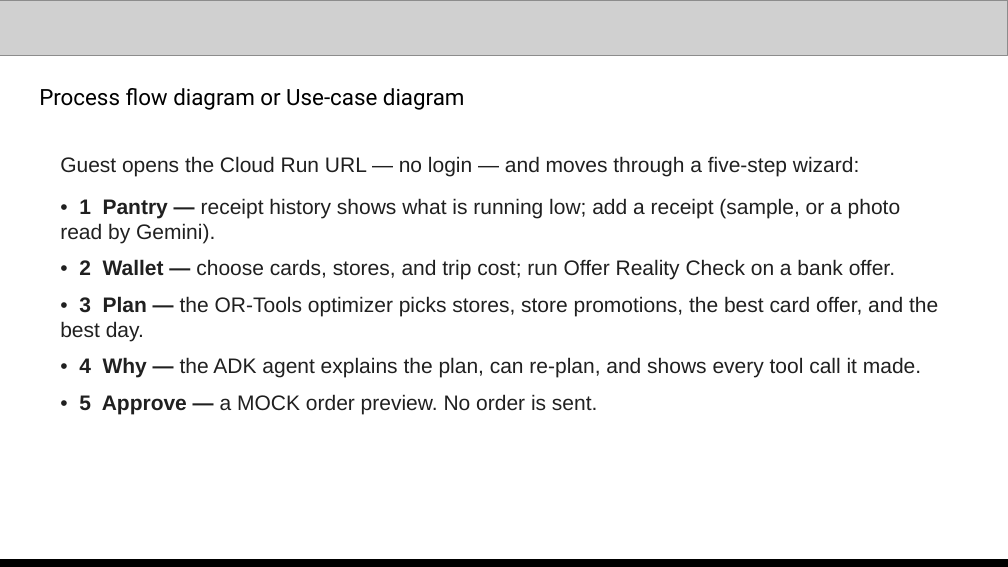
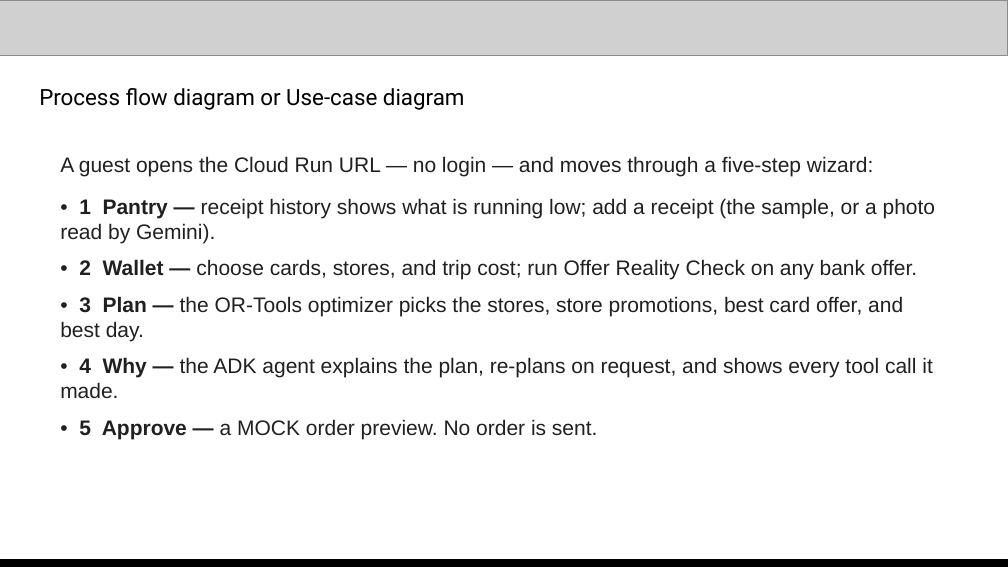
Before and after one commit to nyogendran/savvy-cart-ai, a slide deck: slide 6 of docs/submission/Savvy-Cart-AI-gTaprobane-Submission.pptx. Drawn at 1008x567 pixels with LibreOffice and Linux fonts; fonts in the diff are those of the drawing; grey boxes stand for pictures. Boxes give left, top, right and bottom in pixels: in the first picture for what was removed or moved away, otherwise in the second. Text is boxed around its words. In the diff, an @@ line names an element or a change of style, - is before the commit and + after.

```diff
--- a/docs/submission/Savvy-Cart-AI-gTaprobane-Submission.pptx
+++ b/docs/submission/Savvy-Cart-AI-gTaprobane-Submission.pptx
@@ text at <box>60,156,936,398</box>: text changed @@
-Guest opens the Cloud Run URL — no login — and moves through a five-step wizard:
-• 1 Pantry — receipt history shows what is running low; add a receipt (sample, or a photo read by Gemini).
-• 2 Wallet — choose cards, stores, and trip cost; run Offer Reality Check on a bank offer.
-• 3 Plan — the OR-Tools optimizer picks stores, store promotions, the best card offer, and the best day.
-• 4 Why — the ADK agent explains the plan, can re-plan, and shows every tool call it made.
+A guest opens the Cloud Run URL — no login — and moves through a five-step wizard:
+• 1 Pantry — receipt history shows what is running low; add a receipt (the sample, or a photo read by Gemini).
+• 2 Wallet — choose cards, stores, and trip cost; run Offer Reality Check on any bank offer.
+• 3 Plan — the OR-Tools optimizer picks the stores, store promotions, best card offer, and best day.
+• 4 Why — the ADK agent explains the plan, re-plans on request, and shows every tool call it made.
```
Also in this commit, not shown: 9 other slides changed, 1 other file.
